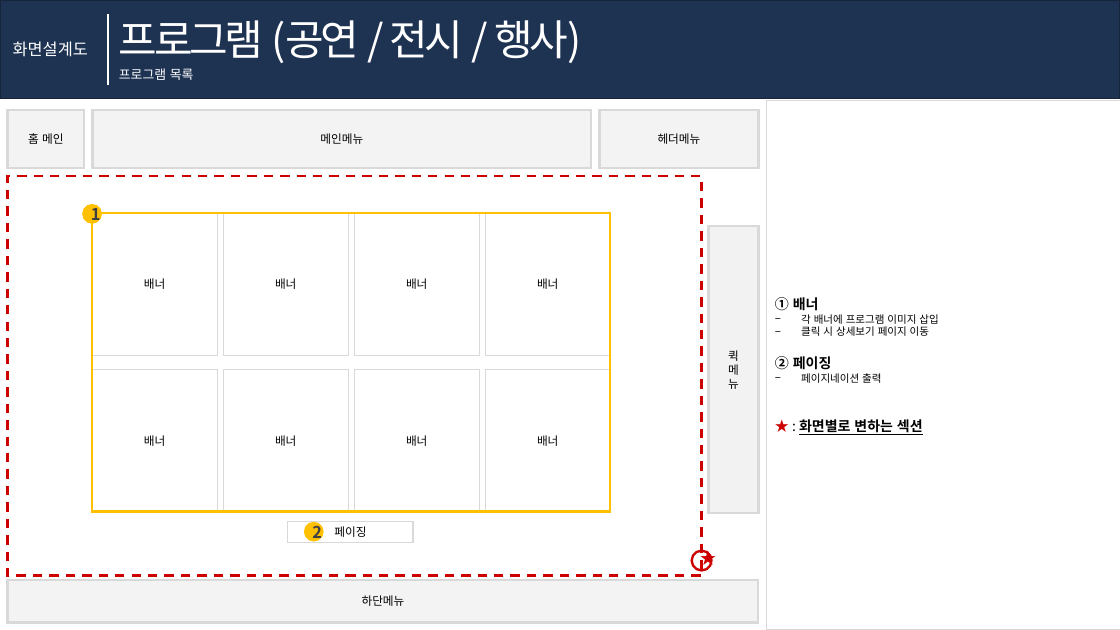
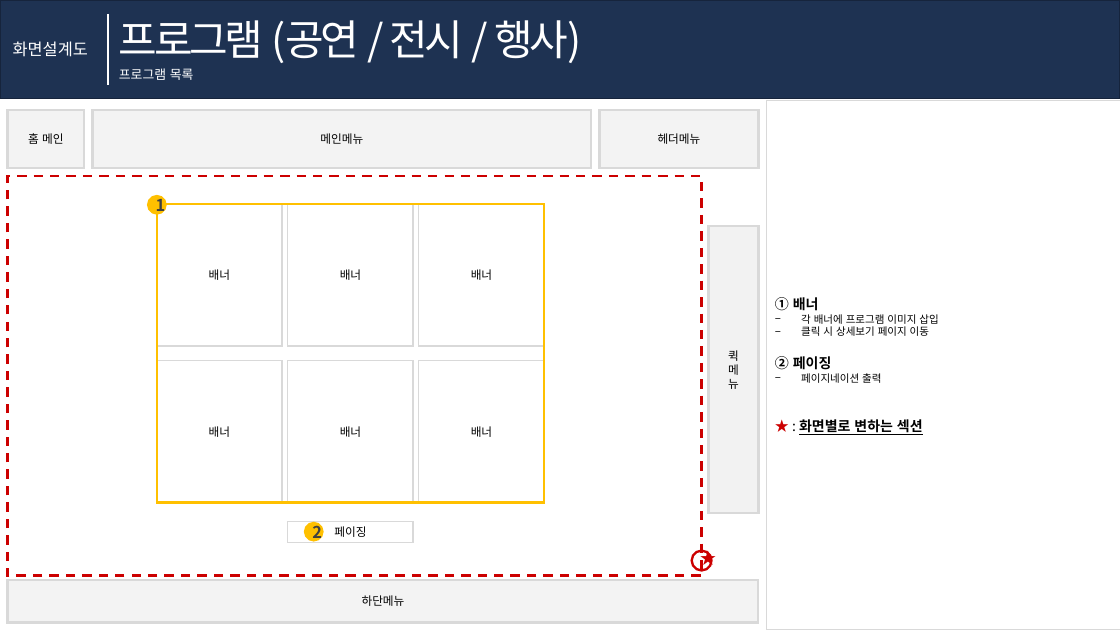
Before and after one commit to HTKzz/HALO, a slide deck: slide 17 of 프로젝트/설계 단계 계획서/ACC_화면정의서.pptx (slide 18 before the commit). Drawn at 1120x630 pixels with LibreOffice and Linux fonts; fonts in the diff are those of the drawing. Boxes give left, top, right and bottom in pixels: in the first picture for what was removed or moved away, otherwise in the second. Text is boxed around its words. In the diff, an @@ line names an element or a change of style, - is before the commit and + after.

```diff
--- a/프로젝트/설계 단계 계획서/ACC_화면정의서.pptx
+++ b/프로젝트/설계 단계 계획서/ACC_화면정의서.pptx
@@ 6 rectangles, 1 ellipse: place and size @@
-6 rectangles, 1 ellipse at (82, 204, 480, 512)
+6 rectangles, 1 ellipse at (147, 195, 544, 502)
@@ rectangle: place and size @@
-rectangle at (92, 213, 611, 512)
+rectangle at (157, 204, 544, 502)
@@ rectangle removed at (486, 213, 611, 355) @@
-배너
@@ rectangle removed at (486, 370, 611, 512) @@
-배너
```
Also in this commit, not shown: 2 other slides changed, 2 slides removed, 15 other files.
